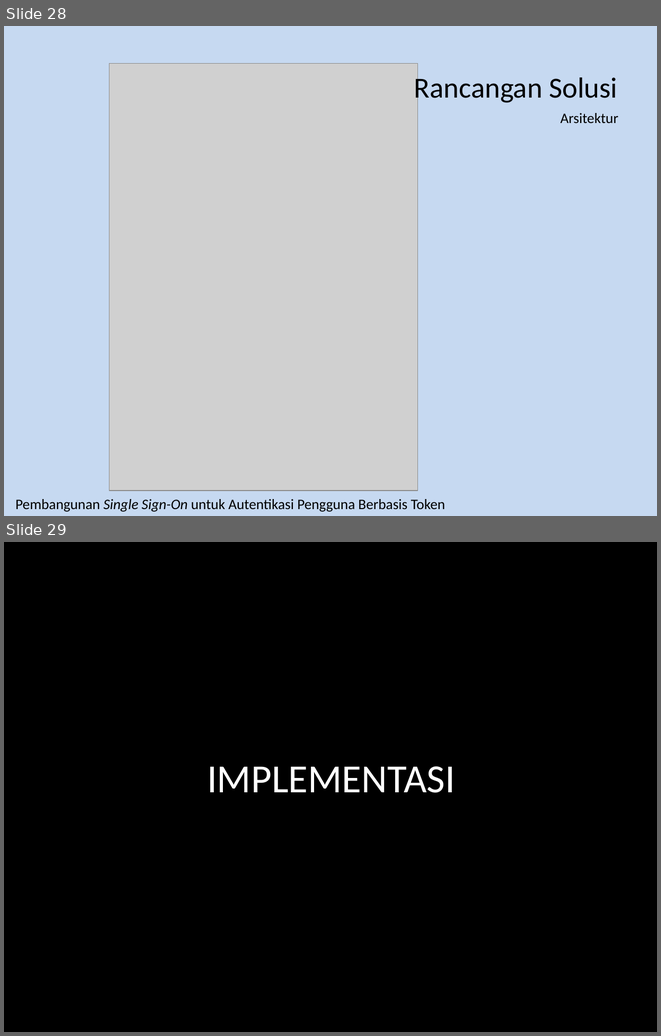
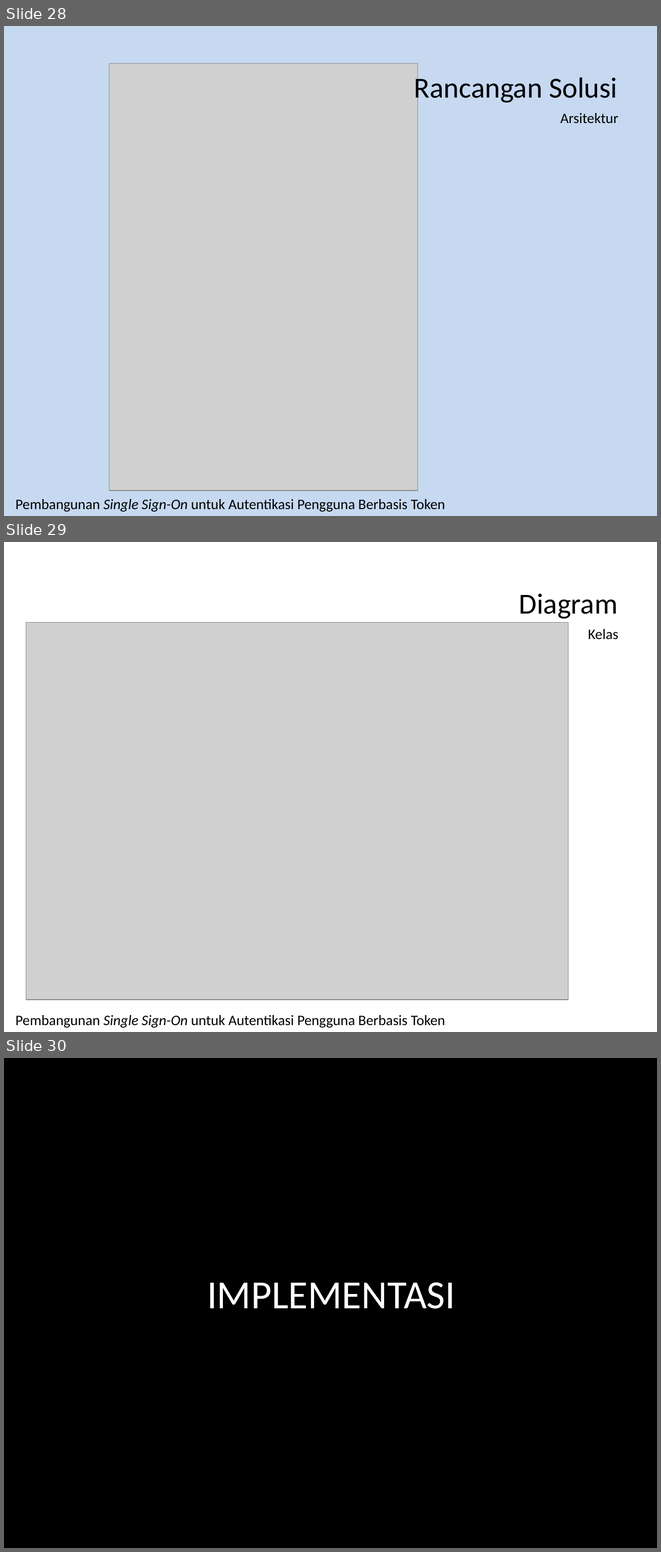
Before and after one commit to luqmanarifin/laporan-tugas-akhir, a slide deck: ppt-luqman-sidang.pptx. Shown one above the other, each under a label of ours: slides 28 and 29 before the commit, slides 28, 29 and 30 after it. The pictures are 661x1036 and 661x1552 pixels, drawn with LibreOffice and Linux fonts; fonts in the diff are those of the drawing; grey boxes stand for pictures. Boxes give left, top, right and bottom in pixels: in the first picture for what was removed or moved away, otherwise in the second. Text is boxed around its words. In the diff, an @@ line names an element or a change of style, - is before the commit and + after.

```diff
--- a/ppt-luqman-sidang.pptx
+++ b/ppt-luqman-sidang.pptx
@@ slide 29 added at (x1=4, y1=542, x2=657, y2=1032), background #FFFFFF @@
@@ text added at (x1=519, y1=593, x2=618, y2=619), 32 pt, text #000000 @@
+Diagram
@@ picture added at (x1=26, y1=623, x2=568, y2=999) @@
@@ text added at (x1=588, y1=629, x2=618, y2=640), 16 pt, text #000000 @@
+Kelas
@@ text added at (x1=16, y1=1015, x2=445, y2=1027), 16 pt, text #000000 @@
+Pembangunan Single Sign-On untuk Autentikasi Pengguna Berbasis Token
@@ what was slide 29 is now slide 30 @@
```
Also in this commit, not shown: 21 slides changed.
